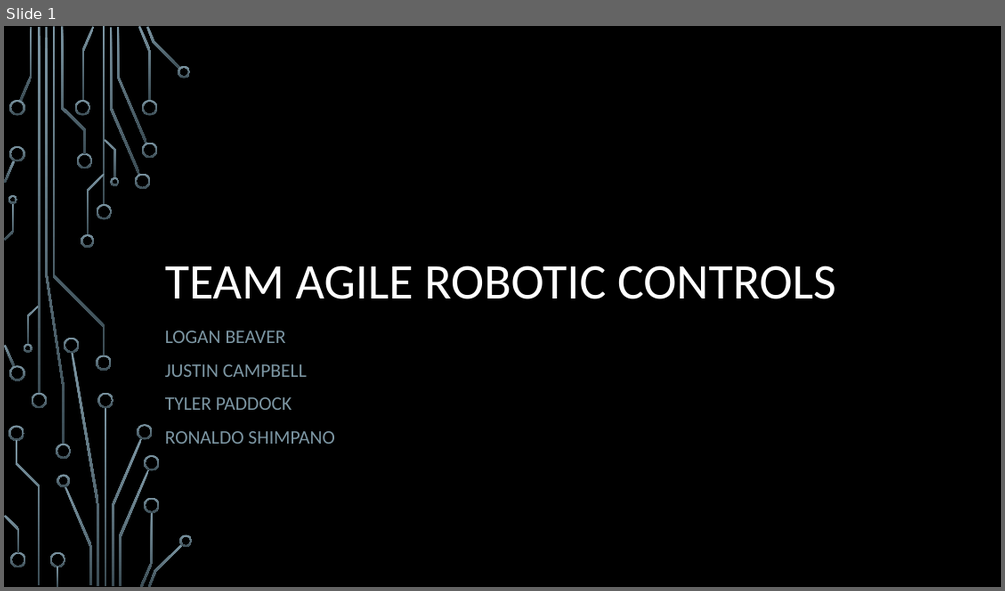
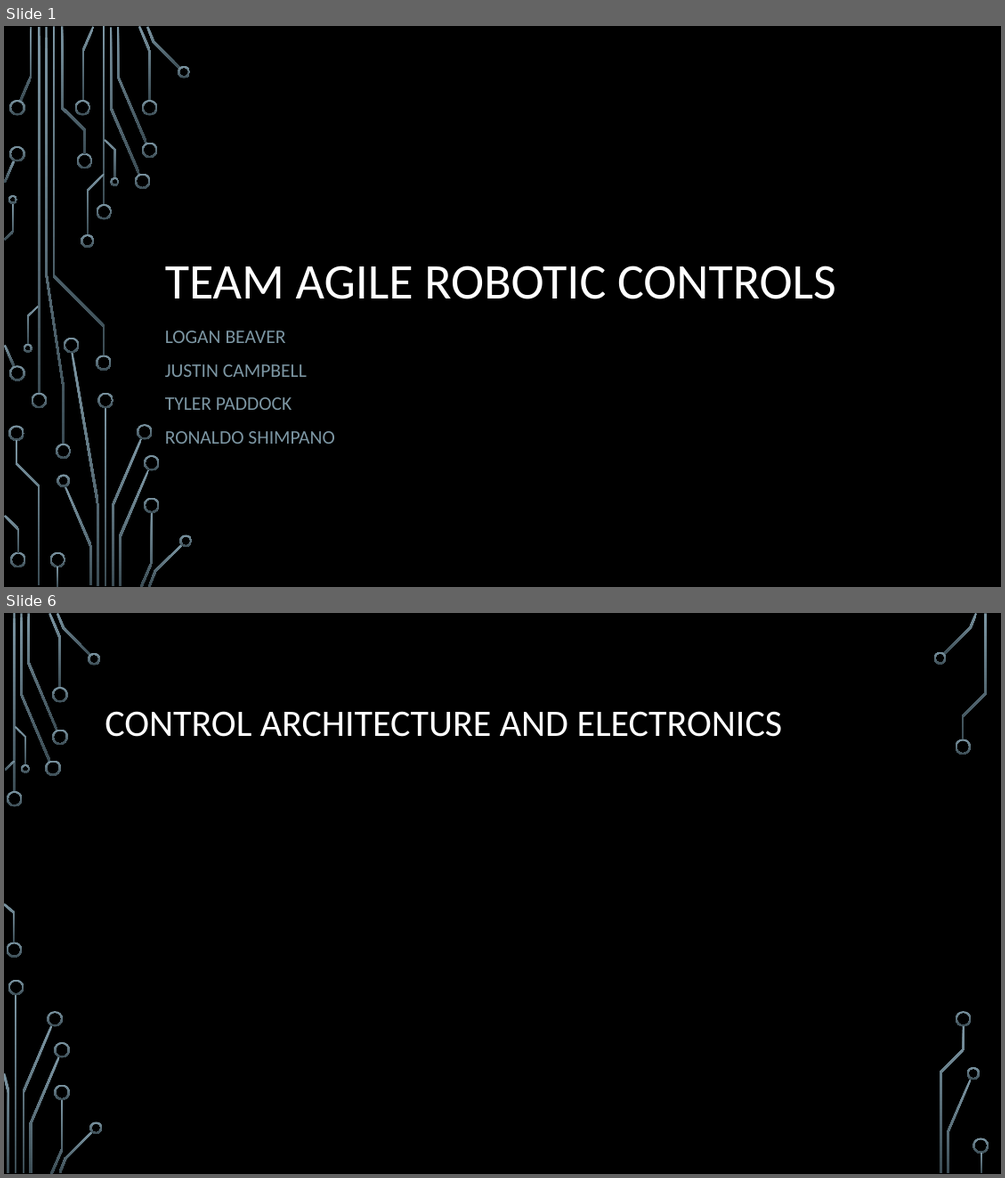
Before and after one commit to Logiant/AgileRoboticControls, a slide deck: Design Powerpoint.pptx. Shown one above the other, each under a label of ours: slide 1 before the commit, slides 1 and 6 after it; the slides between them are not shown. The pictures are 1005x591 and 1005x1178 pixels, drawn with LibreOffice and Linux fonts; fonts in the diff are those of the drawing; background and template pictures are left out. Boxes give left, top, right and bottom in pixels: in the first picture for what was removed or moved away, otherwise in the second. Text is boxed around its words. In the diff, an @@ line names an element or a change of style, - is before the commit and + after.

```diff
--- a/Design Powerpoint.pptx
+++ b/Design Powerpoint.pptx
@@ slide 6 added at [4, 613, 1001, 1174], background picture (left out) @@
@@ title added at [105, 711, 783, 737], 36 pt, text #FFFFFF @@
+CONTROL ARCHITECTURE AND ELECTRONICS
@@ group added at [4, 613, 989, 1174]: 33 freeform shapes, 3 rectangles @@
```
Also in this commit, not shown: 5 other slides added, 1 slide removed.
